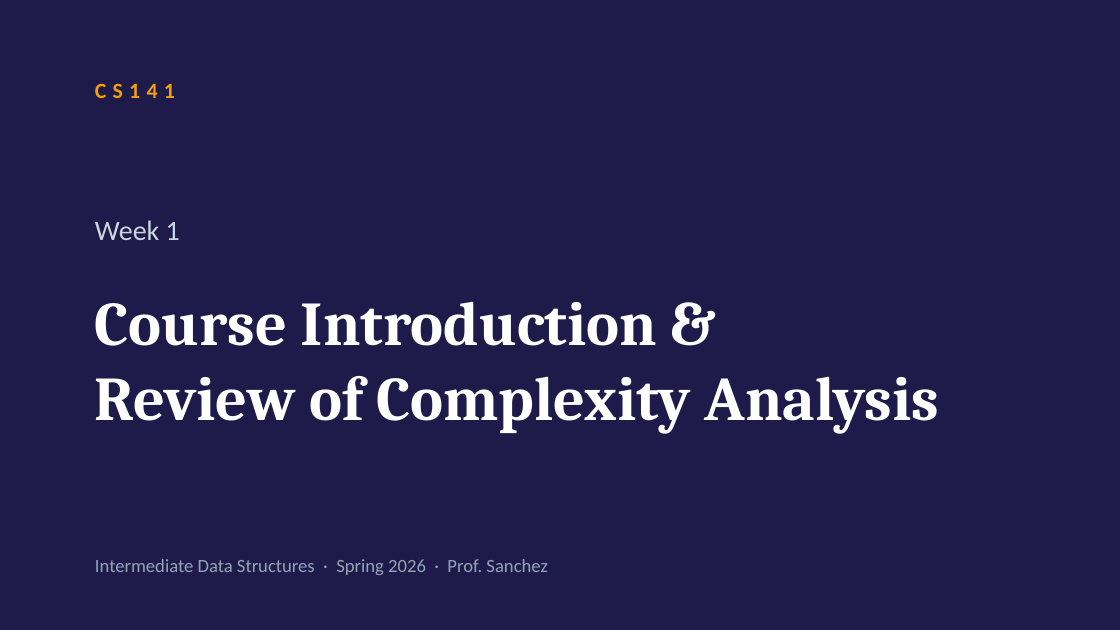
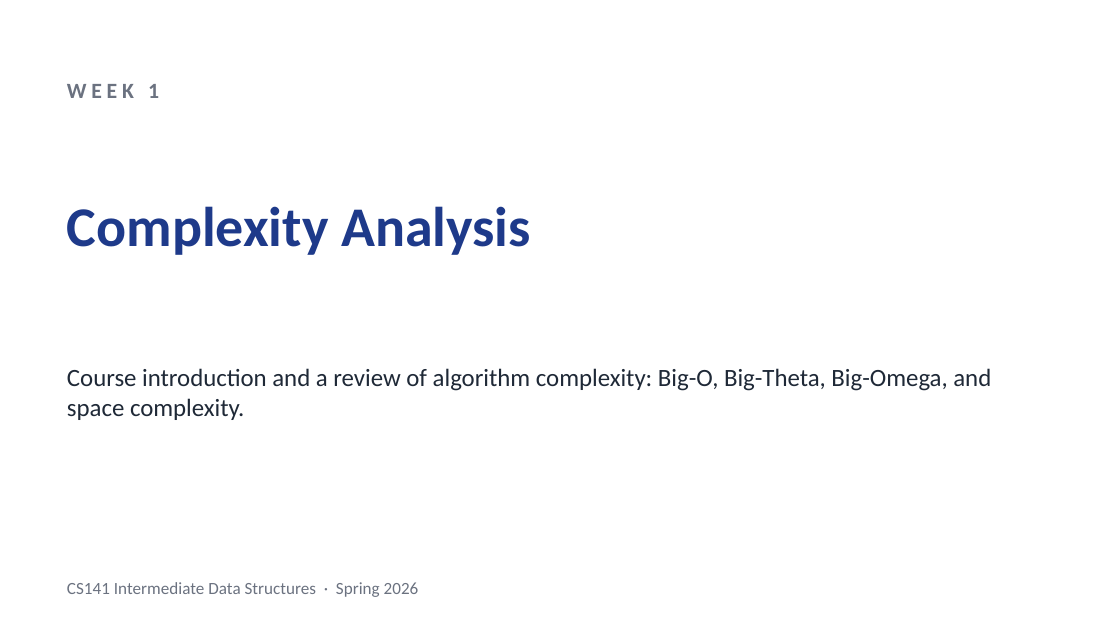
Before and after one commit to anishkancherla/stitch, a slide deck: slide 1 of samples/lectures/Week1_ComplexityAnalysis.pptx. Drawn at 1120x630 pixels with LibreOffice and Linux fonts; fonts in the diff are those of the drawing. Boxes give left, top, right and bottom in pixels: in the first picture for what was removed or moved away, otherwise in the second. Text is boxed around its words. In the diff, an @@ line names an element or a change of style, - is before the commit and + after.

```diff
--- a/samples/lectures/Week1_ComplexityAnalysis.pptx
+++ b/samples/lectures/Week1_ComplexityAnalysis.pptx
@@ background #1E1B4B to #FFFFFF @@
@@ text at <box>67,84,159,98</box>: text changed; size 18 to 14 pt; text colour #CBD5E1 to #6B7280; bold on @@
-Week 1
+WEEK 1
@@ text removed at <box>95,83,175,98</box> @@
-CS141
@@ text added at <box>67,206,531,255</box>, 36 pt, text #1E3A8A, bold @@
+Complexity Analysis
@@ text at <box>67,368,991,420</box>: text changed; size 40 to 16 pt; font Cambria to Calibri; text colour #FFFFFF to #1F2937; bold off @@
-Course Introduction &
-Review of Complexity Analysis
+Course introduction and a review of algorithm complexity: Big-O, Big-Theta, Big-Omega, and space complexity.
@@ text at <box>67,582,419,597</box>: text changed; size 12 to 11 pt; text colour #94A3B8 to #6B7280 @@
-Intermediate Data Structures · Spring 2026 · Prof. Sanchez
+CS141 Intermediate Data Structures · Spring 2026
```
Also in this commit, not shown: 1 other slide changed, 28 slides added, 10 slides removed, 26 other files.
